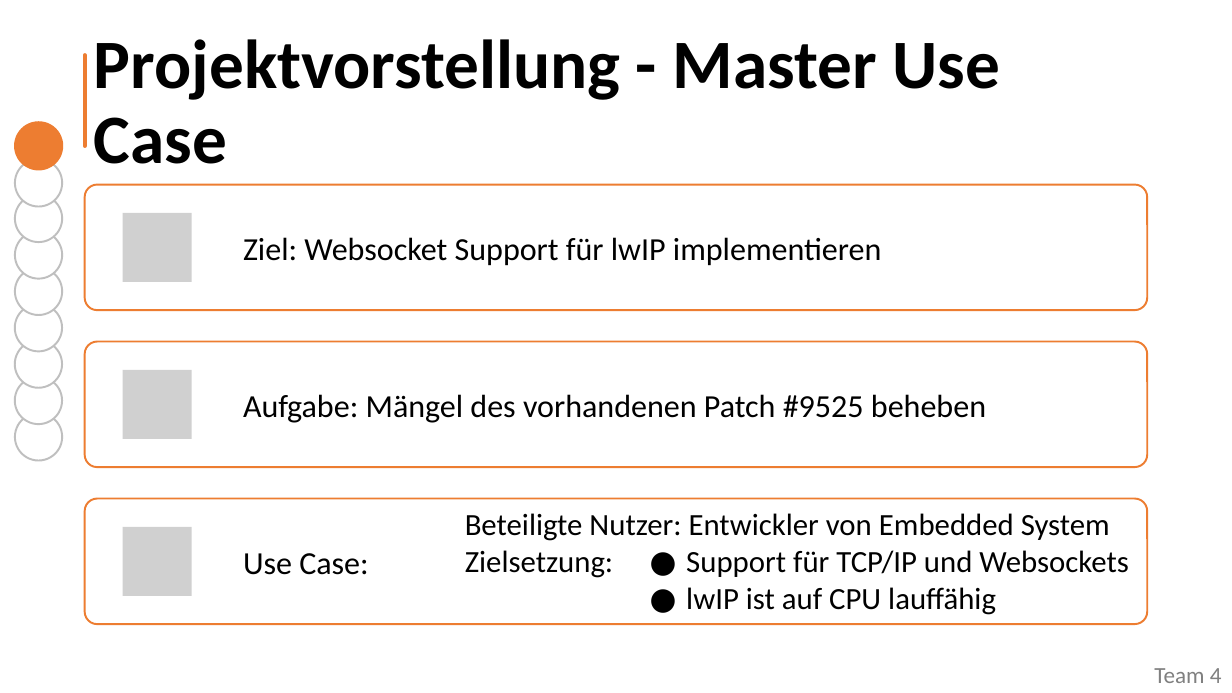
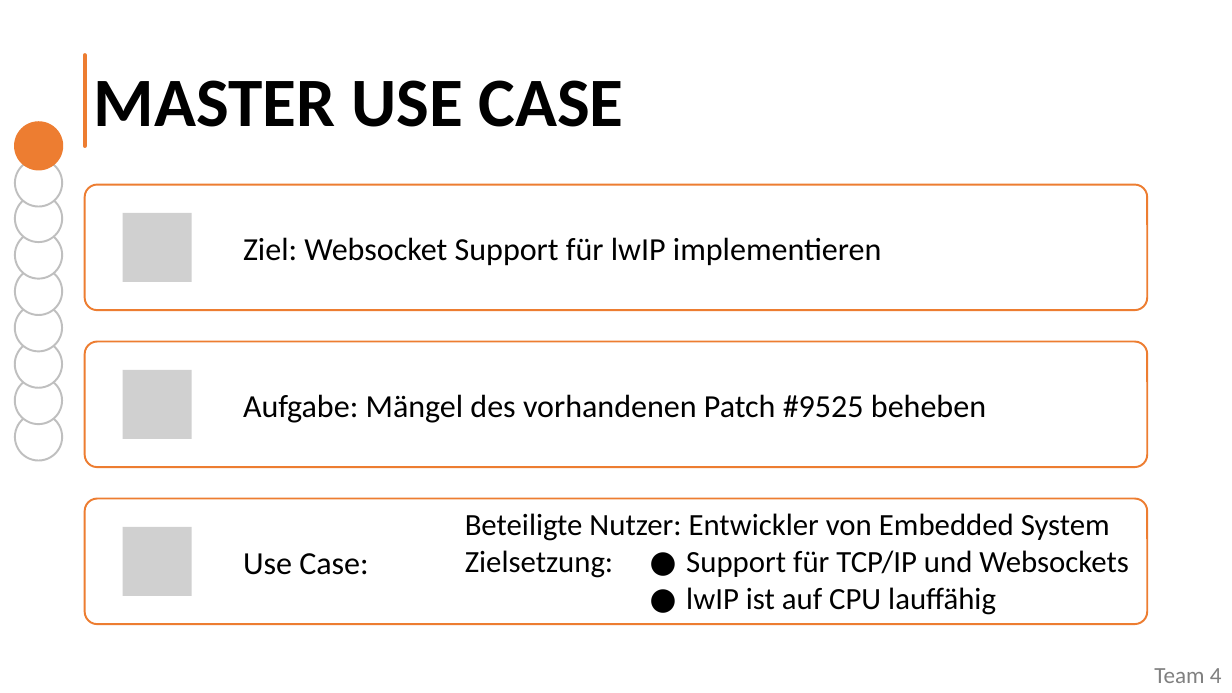
Before and after one commit to TINF20C/Team_4_Websockets-lwIP, a slide deck: slide 4 of PROJECT/TINF20C_Präsentation_Semester3_Team_4.pptx. Drawn at 1232x693 pixels with LibreOffice and Linux fonts; fonts in the diff are those of the drawing; grey boxes stand for pictures. Boxes give left, top, right and bottom in pixels: in the first picture for what was removed or moved away, otherwise in the second. Text is boxed around its words. In the diff, an @@ line names an element or a change of style, - is before the commit and + after.

```diff
--- a/PROJECT/TINF20C_Präsentation_Semester3_Team_4.pptx
+++ b/PROJECT/TINF20C_Präsentation_Semester3_Team_4.pptx
@@ title at (x1=94, y1=80, x2=623, y2=127): text changed @@
-Projektvorstellung - Master Use Case
+MASTER USE CASE
```
Also in this commit, not shown: 4 other slides changed.
